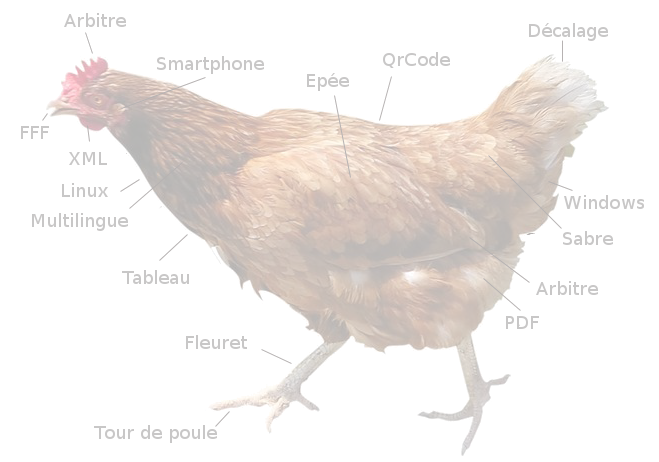
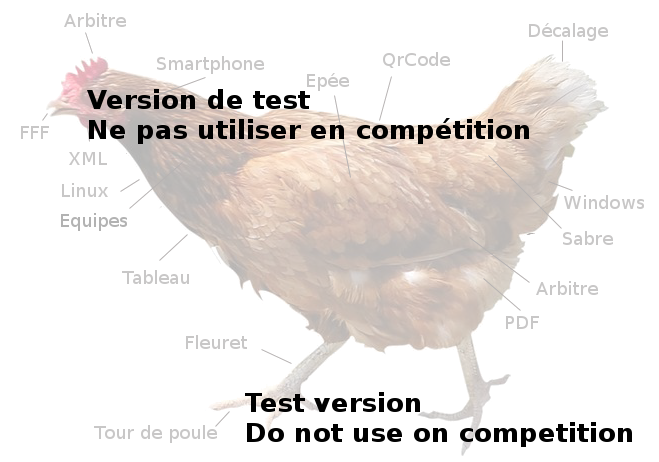
Before/after of a 659px x 462px layered artwork. What changed in the layer stack:
added layer "Test version ..." above "Version de test ..." over [245, 392, 632, 447]
added layer "Version de test ..." above "Arbitre #1" over [87, 89, 529, 144]
renamed "Multilingue" to "Equipes", painted on it over [32, 213, 128, 231]
